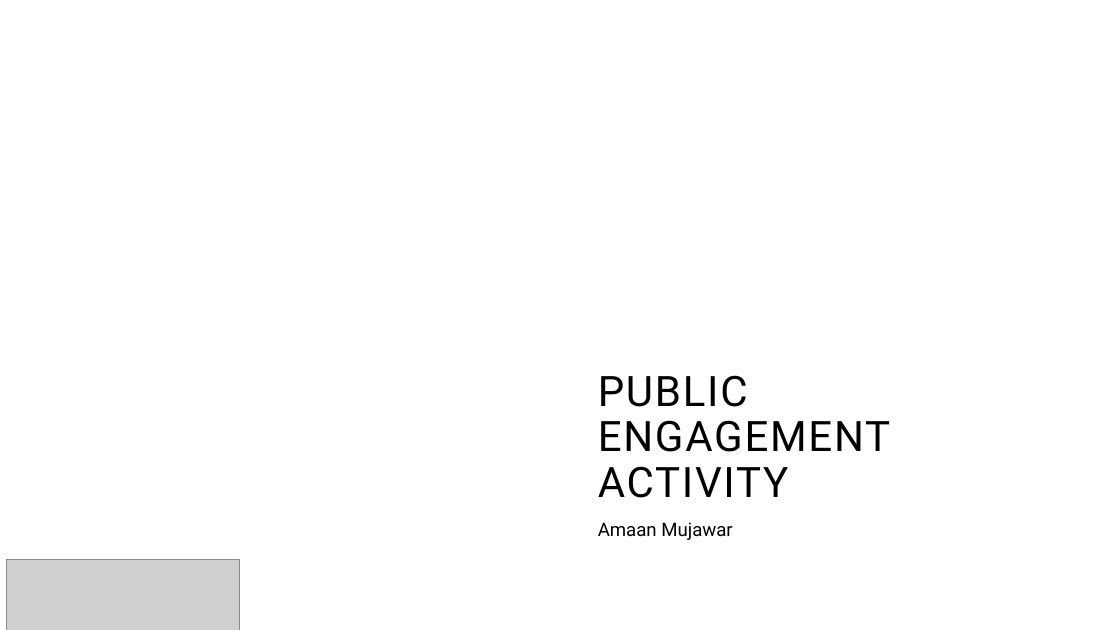
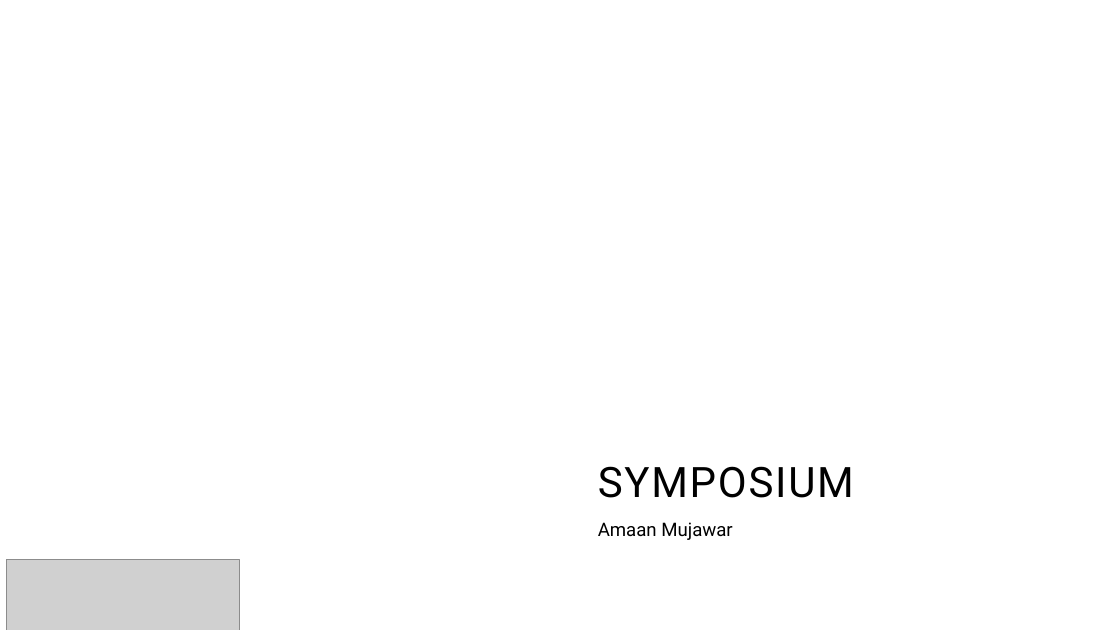
Before and after one commit to AmaanMujawar/EEE381_IIP-Hardware-Accelerator-for-RISCV-Processor, a slide deck: slide 1 of Documents/Symposium/Symposium.pptx. Drawn at 1120x630 pixels with LibreOffice and Linux fonts; fonts in the diff are those of the drawing; grey boxes stand for pictures; background and template pictures are left out. Boxes give left, top, right and bottom in pixels: in the first picture for what was removed or moved away, otherwise in the second. Text is boxed around its words. In the diff, an @@ line names an element or a change of style, - is before the commit and + after.

Commit message:
[Symposium] Final draft on presentation

```diff
--- a/Documents/Symposium/Symposium.pptx
+++ b/Documents/Symposium/Symposium.pptx
@@ title at box(598, 466, 854, 498): text changed @@
-PUBLIC ENGAGEMENT ACTIVITY
+SYMPOSIUM
```
Also in this commit, not shown: 4 other slides changed, 1 slide added, 3 slides removed.
